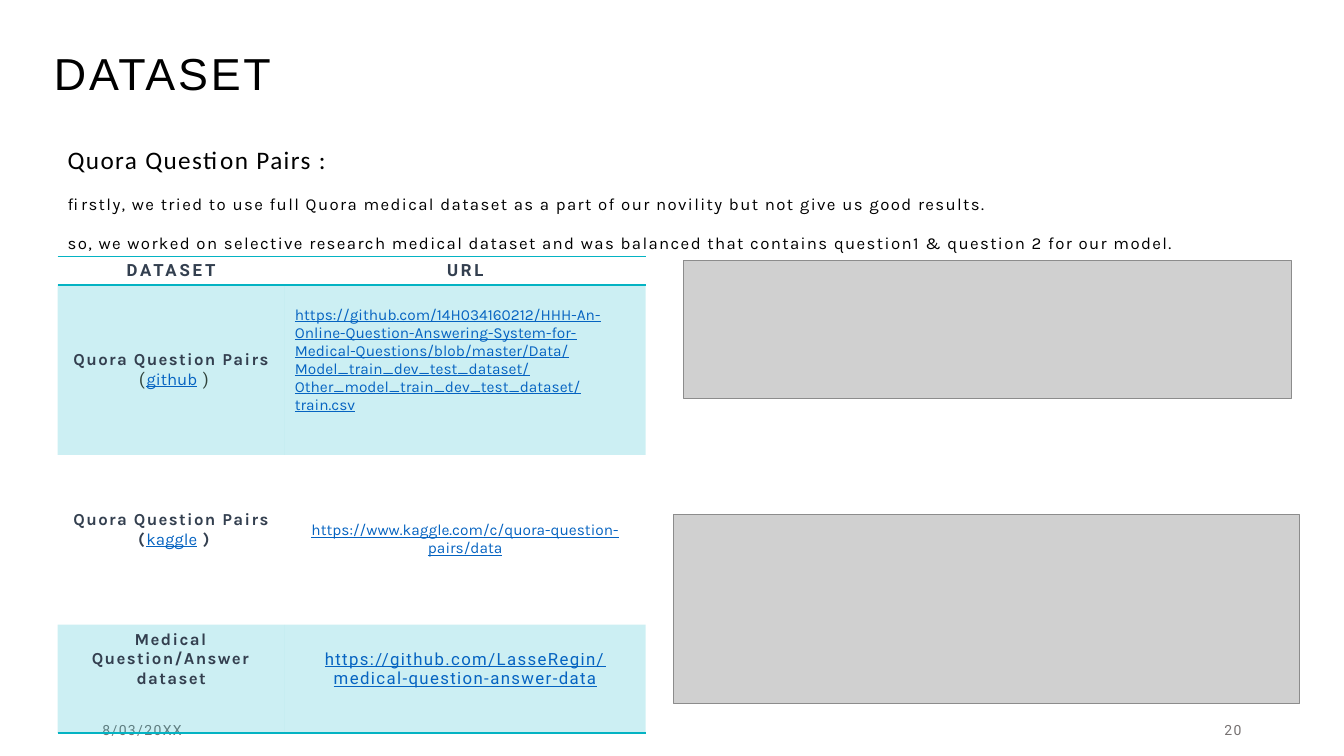
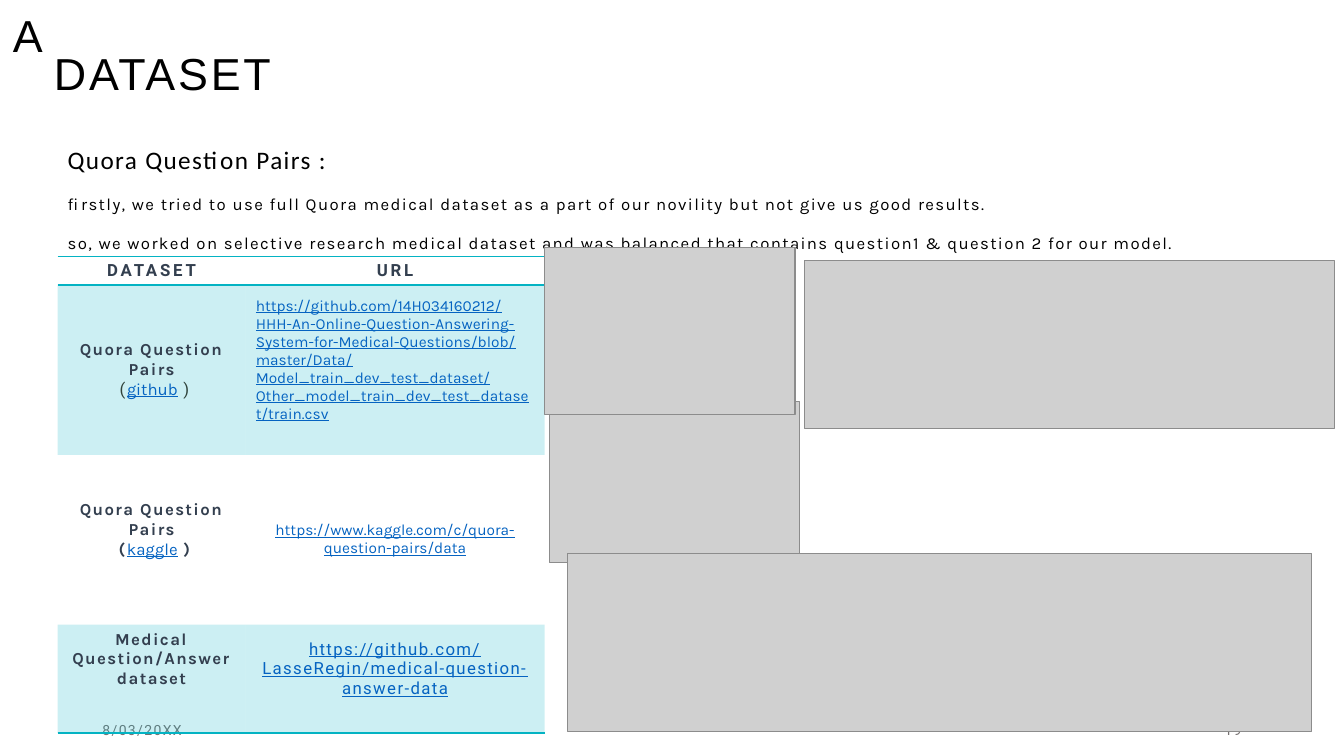
Before and after one commit to zeinabmohamed/MedicalChatbot, a slide deck: slide 19 of Docs/Chatbot with specific topic presentation.pptx (slide 20 before the commit). Drawn at 1344x756 pixels with LibreOffice and Linux fonts; fonts in the diff are those of the drawing; grey boxes stand for pictures. Boxes give left, top, right and bottom in pixels: in the first picture for what was removed or moved away, otherwise in the second. Text is boxed around its words. In the diff, an @@ line names an element or a change of style, - is before the commit and + after.

```diff
--- a/Docs/Chatbot with specific topic presentation.pptx
+++ b/Docs/Chatbot with specific topic presentation.pptx
@@ text added at (13, 21, 43, 52), 32 pt, text #000000 @@
+A
@@ table: place and size @@
-table at (57, 257, 645, 737)
+table at (57, 257, 545, 737)
@@ picture added at (545, 247, 796, 414) @@
@@ picture: place and size @@
-picture at (684, 261, 1292, 399)
+picture at (805, 261, 1335, 429)
@@ picture added at (549, 402, 800, 564) @@
@@ picture: place and size @@
-picture at (674, 514, 1300, 704)
+picture at (568, 554, 1312, 731)
@@ page number at (1224, 731, 1241, 739): text changed @@
-20
+19
```
Also in this commit, not shown: 19 other slides changed, 1 slide removed.
